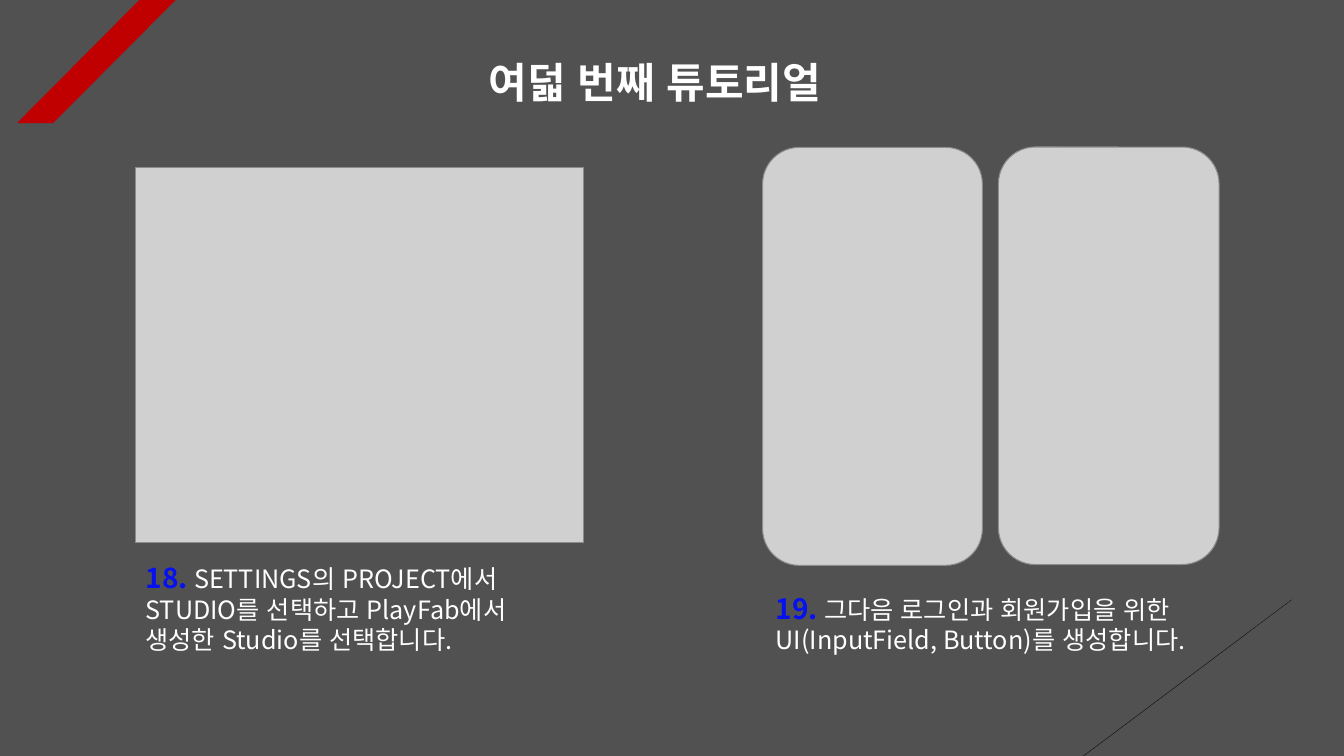
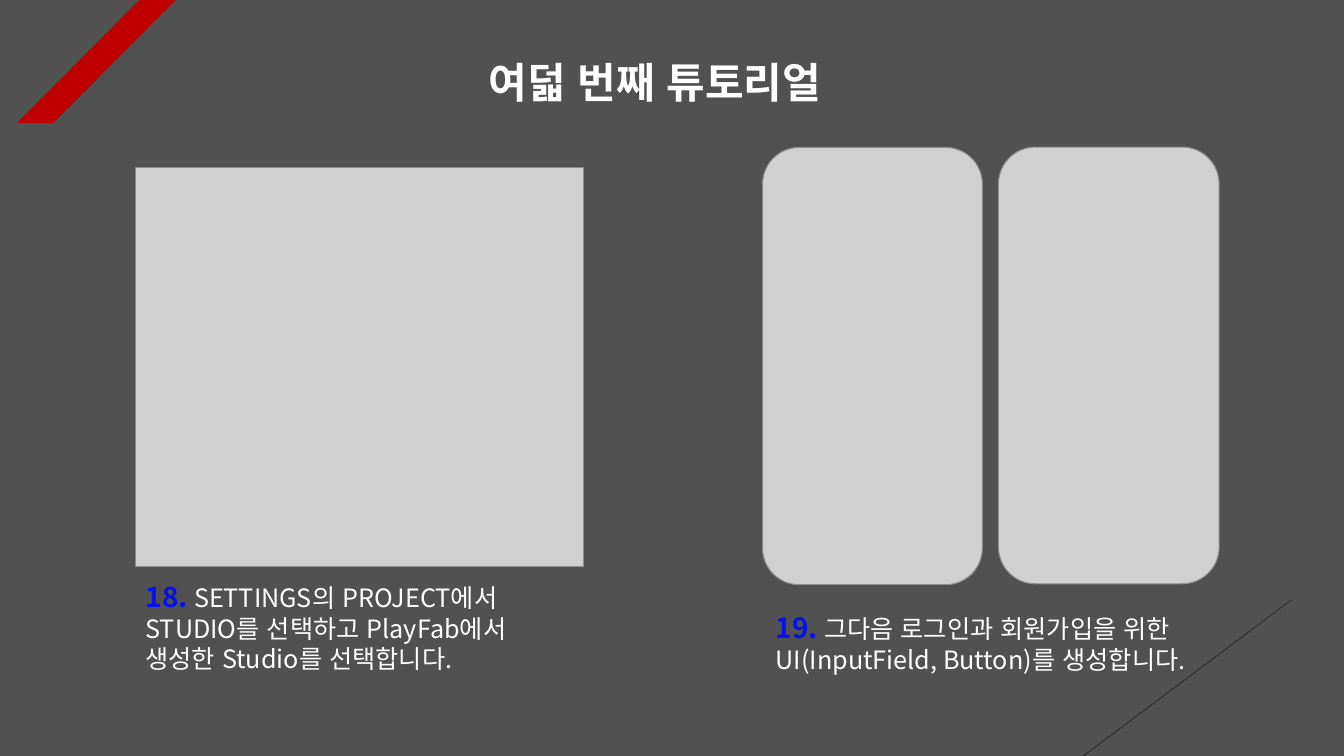
Before and after one commit to Unity2033/3D-UnityEngine, a slide deck: slide 8 of Assets/Class/Photon Server/PPT Data/Photon PlayFab.pptx. Drawn at 1344x756 pixels with LibreOffice and Linux fonts; fonts in the diff are those of the drawing; grey boxes stand for pictures. Boxes give left, top, right and bottom in pixels: in the first picture for what was removed or moved away, otherwise in the second. Text is boxed around its words. In the diff, an @@ line names an element or a change of style, - is before the commit and + after.

```diff
--- a/Assets/Class/Photon Server/PPT Data/Photon PlayFab.pptx
+++ b/Assets/Class/Photon Server/PPT Data/Photon PlayFab.pptx
@@ picture: place and size @@
-picture at box(763, 147, 983, 566)
+picture at box(763, 147, 983, 585)
@@ picture: place and size @@
-picture at box(999, 147, 1220, 565)
+picture at box(999, 147, 1220, 584)
@@ picture: place and size @@
-picture at box(135, 167, 584, 542)
+picture at box(135, 167, 584, 567)
@@ text "18. SETTINGS의 PROJECT에서 STUDIO를 선택하고 ...": place and size @@
-text "18. SETTINGS의 PROJECT에서 STUDIO를 선택하고 ..." at box(146, 567, 507, 651)
+text "18. SETTINGS의 PROJECT에서 STUDIO를 선택하고 ..." at box(146, 586, 507, 670)
@@ text "19. 그다음 로그인과 회원가입을 위한 ...": place and size @@
-text "19. 그다음 로그인과 회원가입을 위한 ..." at box(776, 598, 1185, 655)
+text "19. 그다음 로그인과 회원가입을 위한 ..." at box(776, 617, 1185, 675)
```
Also in this commit, not shown: 3 other slides changed, 22 other files.
